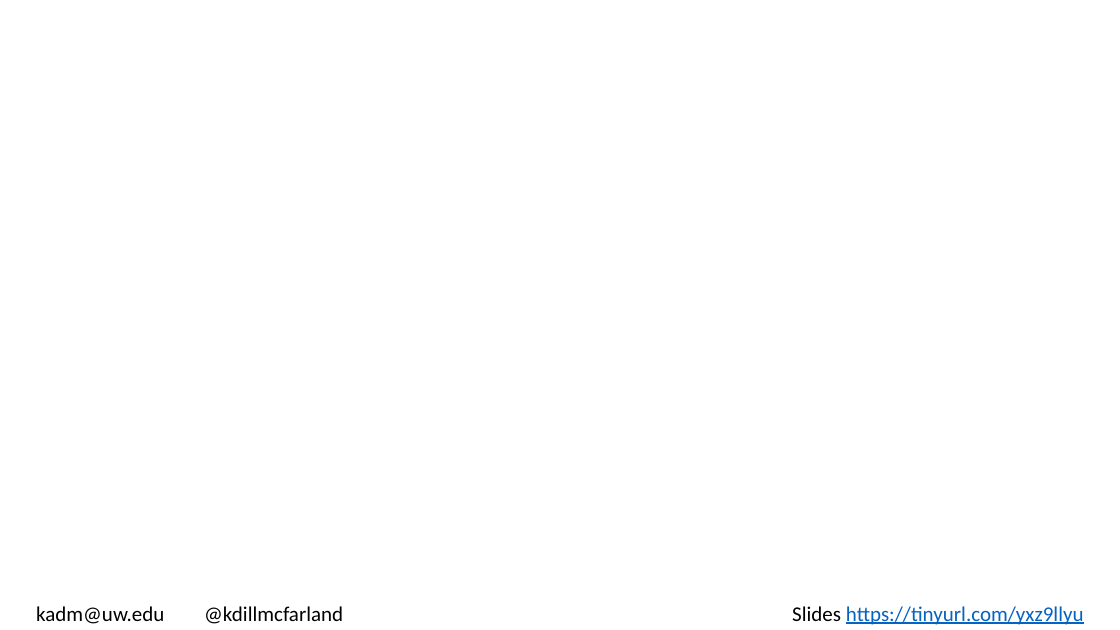
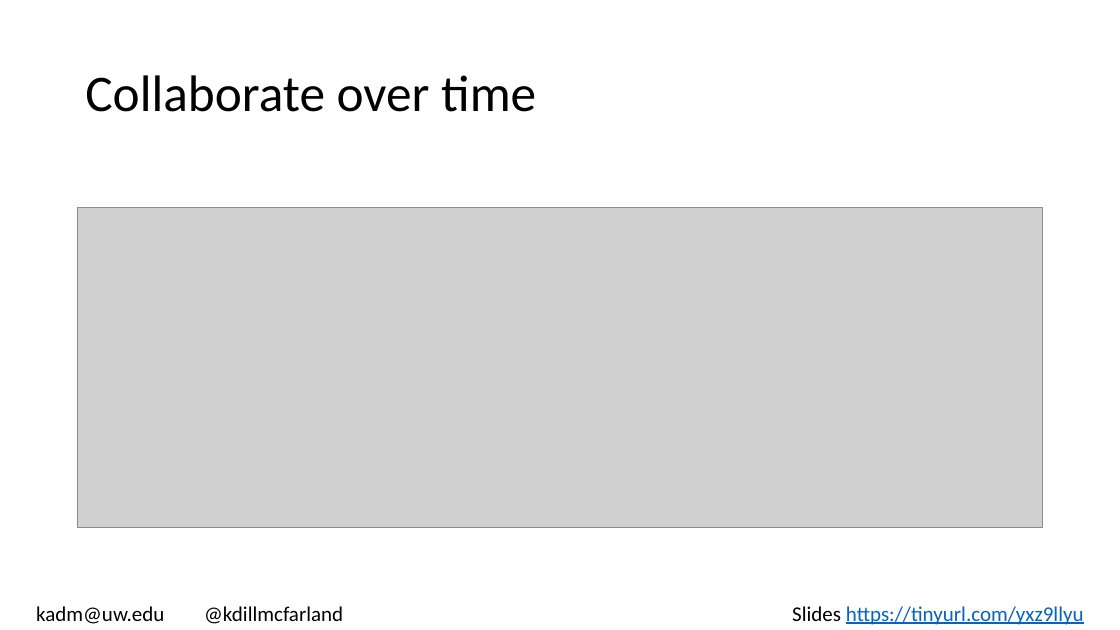
Before and after one commit to hawn-lab/workshops_UW_Seattle, a slide deck: slide 7 of 2021.01.14_git/2020.01.14_git.pptx. Drawn at 1120x630 pixels with LibreOffice and Linux fonts; fonts in the diff are those of the drawing; grey boxes stand for pictures. Boxes give left, top, right and bottom in pixels: in the first picture for what was removed or moved away, otherwise in the second. Text is boxed around its words. In the diff, an @@ line names an element or a change of style, - is before the commit and + after.

```diff
--- a/2021.01.14_git/2020.01.14_git.pptx
+++ b/2021.01.14_git/2020.01.14_git.pptx
@@ title added at [85, 75, 536, 112], 44 pt, text #000000 @@
+Collaborate over time
@@ picture added at [77, 208, 1044, 528] @@
```
Also in this commit, not shown: 2 other slides changed.
